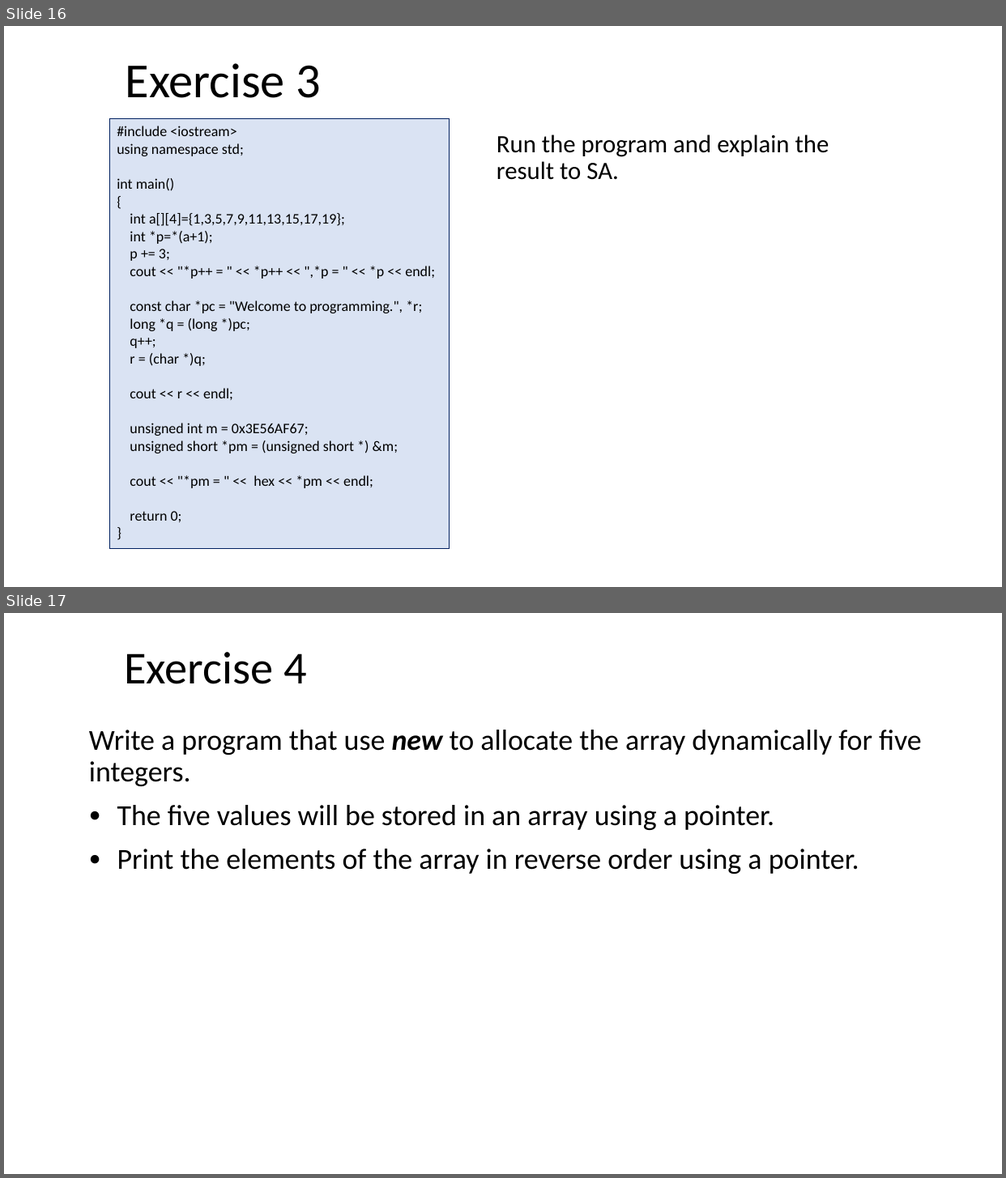
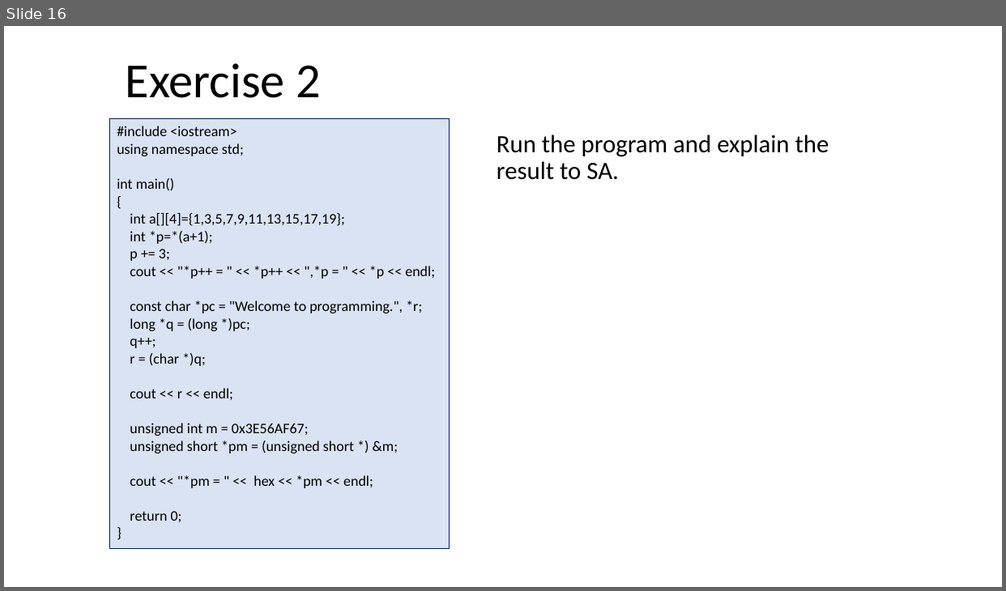
Before and after one commit to ShiqiYu/CPP, a slide deck: week05/Lab05.pptx. Shown one above the other, each under a label of ours: slides 16 and 17 before the commit, slide 16 after it. The pictures are 1006x1178 and 1006x591 pixels, drawn with LibreOffice and Linux fonts; fonts in the diff are those of the drawing; background and template pictures are left out. Boxes give left, top, right and bottom in pixels: in the first picture for what was removed or moved away, otherwise in the second. Text is boxed around its words. In the diff, an @@ line names an element or a change of style, - is before the commit and + after.

```diff
--- a/week05/Lab05.pptx
+++ b/week05/Lab05.pptx
@@ slide 17 removed at <box>4,613,1002,1174</box>, background #FFFFFF @@
@@ title removed at <box>124,652,307,684</box> @@
-Exercise 4
@@ text removed at <box>89,730,922,874</box> @@
-  Write a program that use new to allocate the array dynamically for five integers.
-  ● The five values will be stored in an array using a pointer.
-  ● Print the elements of the array in reverse order using a pointer.
@@ slide 16 changed as well @@
@@ title at <box>126,63,322,98</box>: text changed @@
-Exercise 3
+Exercise 2
```
Also in this commit, not shown: 12 other slides changed, 3 slides added, 3 other slides removed, 1 other file.
